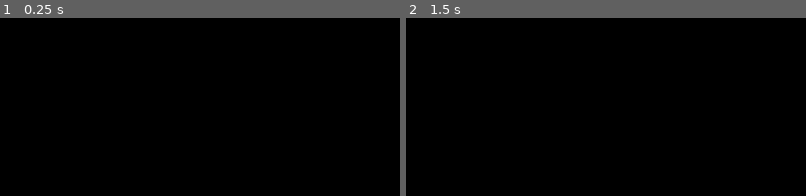
Above: before the commit, frames 1-2 (left to right).
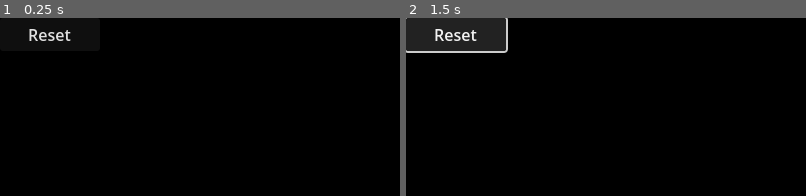
Above: after the commit, the same moments.

Repository: bradyaanderson/simple_table_tennis
Game: Godot game, scene res://main.tscn
The game is run twice, just before and just after one commit, with the same random seed, the same clock (stepped at 60 frames per second) and the same inputs.
Inputs (mouse positions are % of the whole screen's width and height, from its top left):
- Up to frame 1 (0.25 s): no input
- Up to frame 2 (1.5 s): click (6, 5) at 0.5 s, where only the run after the commit has a clickable "Reset"
The pictures show only the part of the screen within x 0-50%, y 0-50%; the shares and areas given below are measured in that part.

The runs differ from the first frame. In frame 1, 0.4% of the frame differs, in the area x 7-18%, y 6-13%; in frame 2, 5.0%, in the area x 0-26%, y 0-20%.

Commit message:
Randomize correctly and add reset button (not working)

Diff:
--- a/ball.gd
+++ b/ball.gd
@@ -12,14 +12,10 @@
     var angle = randf_range(-PI / 4, PI / 4) + (PI if randf() > 0.5 else 0)  # Randomize angle
     velocity = Vector2(cos(angle), sin(angle)) * speed
 
-func _process(delta):
+func _physics_process(delta):
     # Move the ball
     position += velocity * delta
 
     # Bounce off the top and bottom walls
     if position.y <= 10 or position.y >= 590:  # Screen edges at 10px margin
         velocity.y = -velocity.y
-
-func _on_body_entered(body):
-    # Reverse horizontal direction when hitting a paddle
-    velocity.x = -velocity.x
--- /dev/null
+++ b/button.gd
@@ -0,0 +1,4 @@
+extends Button
+
+func _on_pressed() -> void:
+    print("Button Pressed!")
--- a/main.tscn
+++ b/main.tscn
@@ -1,8 +1,9 @@
-[gd_scene load_steps=4 format=3 uid="uid://d2g3dvd31owa5"]
+[gd_scene load_steps=5 format=3 uid="uid://d2g3dvd31owa5"]
 
 [ext_resource type="Script" path="res://main.gd" id="1_ex6yl"]
 [ext_resource type="PackedScene" uid="uid://3cq7oi7dmsvi" path="res://paddle.tscn" id="1_kgvwg"]
 [ext_resource type="PackedScene" uid="uid://gocll3dcybpf" path="res://ball.tscn" id="2_0x3j0"]
+[ext_resource type="PackedScene" uid="uid://dt6yjibhhc7pj" path="res://reset_button.tscn" id="4_mlr14"]
 
 [node name="Main" type="Node2D"]
 script = ExtResource("1_ex6yl")
@@ -28,3 +29,5 @@
 move_down_key = "right_paddle_down"
 
 [node name="Ball" parent="." instance=ExtResource("2_0x3j0")]
+
+[node name="ResetButton" parent="." instance=ExtResource("4_mlr14")]
--- a/paddle.gd
+++ b/paddle.gd
@@ -6,7 +6,7 @@
 @export var move_up_key: String = ""
 @export var move_down_key: String = ""
 
-func _process(delta: float) -> void:
+func _physics_process(delta: float) -> void:
     var direction = 0
 
     # Check for movement input
--- /dev/null
+++ b/reset_button.tscn
@@ -0,0 +1,15 @@
+[gd_scene load_steps=2 format=3 uid="uid://dt6yjibhhc7pj"]
+
+[ext_resource type="Script" path="res://button.gd" id="1_fe648"]
+
+[node name="ResetButton" type="Control"]
+layout_mode = 3
+anchors_preset = 0
+
+[node name="Button" type="Button" parent="."]
+offset_right = 100.0
+offset_bottom = 33.0
+text = "Reset"
+script = ExtResource("1_fe648")
+
+[connection signal="pressed" from="Button" to="Button" method="_on_pressed"]
